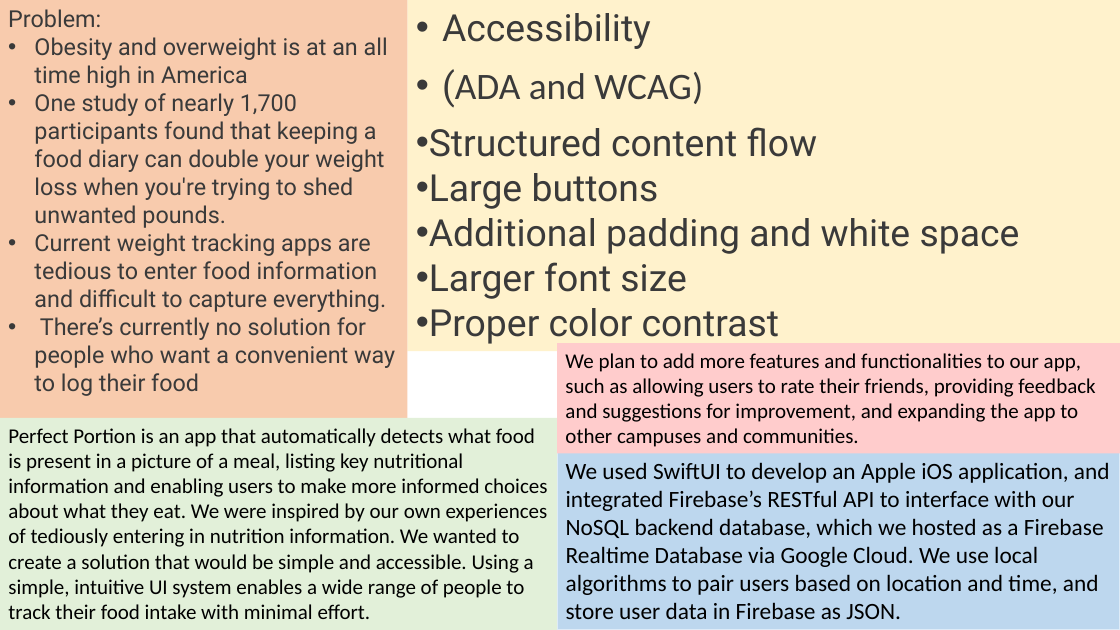
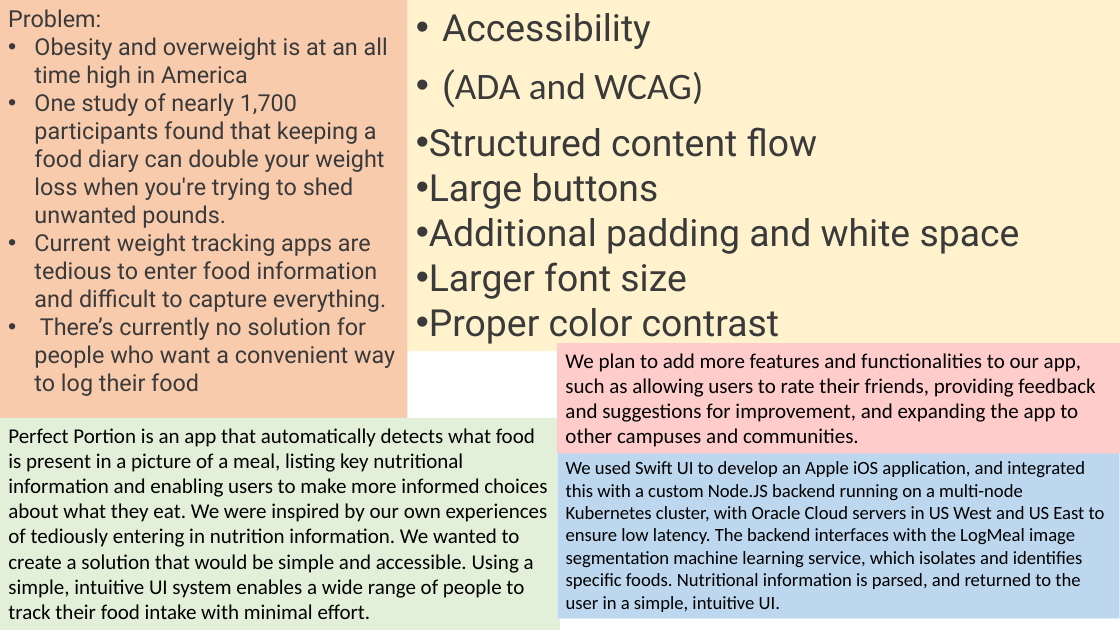
Before and after one commit to asareynolds/PerfectPortion, a slide deck: slide 1 of HackPSU.pptx. Drawn at 1120x630 pixels with LibreOffice and Linux fonts; fonts in the diff are those of the drawing. Boxes give left, top, right and bottom in pixels: in the first picture for what was removed or moved away, otherwise in the second. Text is boxed around its words. In the diff, an @@ line names an element or a change of style, - is before the commit and + after.

```diff
--- a/HackPSU.pptx
+++ b/HackPSU.pptx
@@ rectangle "We used Swift UI to ...": place and size @@
-rectangle "We used Swift UI to ..." at (557,452,1120,630)
+rectangle "We used Swift UI to ..." at (557,452,1120,619)
@@ text in rectangle at (566,461,1105,612): text changed; size 20 to 16 pt @@
-We used SwiftUI to develop an Apple iOS application, and integrated Firebase’s RESTful API to interface with our NoSQL backend database, which we hosted as a Firebase Realtime Database via Google Cloud. We use local algorithms to pair users based on location and time, and store user data in Firebase as JSON.
+We used Swift UI to develop an Apple iOS application, and integrated this with a custom Node.JS backend running on a multi-node Kubernetes cluster, with Oracle Cloud servers in US West and US East to ensure low latency. The backend interfaces with the LogMeal image segmentation machine learning service, which isolates and identifies specific foods. Nutritional information is parsed, and returned to the user in a simple, intuitive UI.
```
